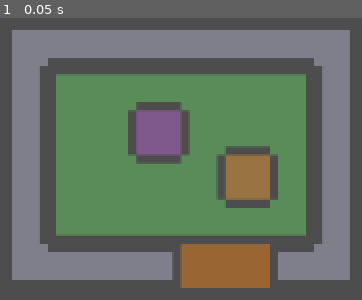
Above: before the commit, frame 1.
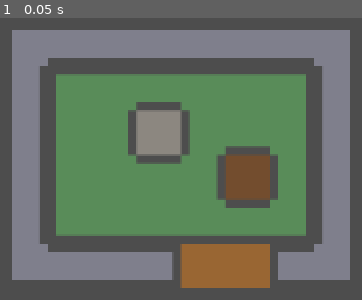
Above: after the commit, the same moment.

Repository: Team-pegasuscorp/philia-engine
Game: Godot game, scene res://scenes/demo.tscn
The game is run twice, just before and just after one commit, with the same random seed, the same clock (stepped at 60 frames per second) and the same inputs.
Inputs:
- Up to frame 1 (0.05 s): no input

The runs differ from the first frame. In frame 1, 3.8% of the frame differs, in the area x 37-75%, y 32-65%.

Commit message:
V2 : matériaux PBR séparés de la géométrie
PhiliaMaterial (Resource) : albedo_color/albedo_texture/normal_texture/
roughness/metallic/height_texture (§6 du concept) — un .tres par
matériau, asset séparé comme le TileSet de terrains, pas mélangé au
.philiamap qui reste du JSON pur (§21.2).

PhiliaMap.material_for(tile) résout un chemin de matériau : défaut par
type (DEFAULT_MATERIALS, modules non-autotile seulement pour l'instant)
remplaçable via le champ optionnel "material" d'une tuile (materie
vide "" = override explicite "aucun matériau").

PhiliaImporter applique albedo_color à l'aperçu quand un matériau est
résolu, et pose "philia_material" en métadonnée. Seul le canal albedo
est exploité en 2D pour l'instant ; roughness/metallic/normal/height
restent dans la ressource, prêts pour un import 3D futur (même
fichiers, pas de changement de format) — cohérent avec §11 : l'éditeur
décrit, le jeu/renderer décide.

tools/generate_materials.gd génère 3 matériaux placeholder (stone,
wood, rusty_metal — couleur + roughness/metallic, pas de textures).
Démo régénérée (Pilier/Caisse/Machine récupèrent leur albedo).

Co-Authored-By: Claude Sonnet 5 <noreply@anthropic.com>
Claude-Session: https://claude.ai/code/session_01KYf1P6f7in4MgkAkyf9fXQ

Diff:
--- a/scenes/demo.tscn
+++ b/scenes/demo.tscn
@@ -8,57 +8,59 @@
 [sub_resource type="RectangleShape2D" id="RectangleShape2D_l20p6"]
 size = Vector2(32, 32)
 
-[node name="PhiliaMap" type="Node2D" unique_id=1729023651]
+[node name="PhiliaMap" type="Node2D" unique_id=334085592]
 metadata/philia_format_version = 4
 metadata/philia_seed = 42
 
-[node name="Tiles" type="Node2D" parent="." unique_id=482611856]
+[node name="Tiles" type="Node2D" parent="." unique_id=1772920923]
 
-[node name="Sol" type="Node2D" parent="Tiles" unique_id=33662835]
+[node name="Sol" type="Node2D" parent="Tiles" unique_id=2107048961]
 
-[node name="Tile_3_2" type="Node2D" parent="Tiles/Sol" unique_id=999199390]
+[node name="Tile_3_2" type="Node2D" parent="Tiles/Sol" unique_id=145443469]
 position = Vector2(112, 80)
 metadata/philia_type = "Pilier"
 metadata/philia_solid = true
+metadata/philia_material = "res://addons/philia_engine/assets/materials/stone.tres"
 
-[node name="Preview" type="ColorRect" parent="Tiles/Sol/Tile_3_2" unique_id=225804752]
+[node name="Preview" type="ColorRect" parent="Tiles/Sol/Tile_3_2" unique_id=438761880]
 offset_left = -16.0
 offset_top = -16.0
 offset_right = 16.0
 offset_bottom = 16.0
 mouse_filter = 2
-color = Color(0.5, 0.35, 0.55, 1)
+color = Color(0.55, 0.53, 0.5, 1)
 
-[node name="Collision" type="StaticBody2D" parent="Tiles/Sol/Tile_3_2" unique_id=154503328]
+[node name="Collision" type="StaticBody2D" parent="Tiles/Sol/Tile_3_2" unique_id=1766727583]
 
-[node name="@CollisionShape2D@2" type="CollisionShape2D" parent="Tiles/Sol/Tile_3_2/Collision" unique_id=1149193192]
+[node name="@CollisionShape2D@2" type="CollisionShape2D" parent="Tiles/Sol/Tile_3_2/Collision" unique_id=100213679]
 shape = SubResource("RectangleShape2D_ba4lm")
 
-[node name="Tile_5_3" type="Node2D" parent="Tiles/Sol" unique_id=1866709605]
+[node name="Tile_5_3" type="Node2D" parent="Tiles/Sol" unique_id=791949015]
 position = Vector2(176, 112)
 metadata/philia_type = "Caisse"
 metadata/philia_solid = true
+metadata/philia_material = "res://addons/philia_engine/assets/materials/wood.tres"
 
-[node name="Preview" type="ColorRect" parent="Tiles/Sol/Tile_5_3" unique_id=1005058358]
+[node name="Preview" type="ColorRect" parent="Tiles/Sol/Tile_5_3" unique_id=960772418]
 offset_left = -16.0
 offset_top = -16.0
 offset_right = 16.0
 offset_bottom = 16.0
 mouse_filter = 2
-color = Color(0.6, 0.45, 0.25, 1)
+color = Color(0.45, 0.3, 0.18, 1)
 
-[node name="Collision" type="StaticBody2D" parent="Tiles/Sol/Tile_5_3" unique_id=1938355258]
+[node name="Collision" type="StaticBody2D" parent="Tiles/Sol/Tile_5_3" unique_id=1076455189]
 
-[node name="@CollisionShape2D@3" type="CollisionShape2D" parent="Tiles/Sol/Tile_5_3/Collision" unique_id=2037322399]
+[node name="@CollisionShape2D@3" type="CollisionShape2D" parent="Tiles/Sol/Tile_5_3/Collision" unique_id=1956668844]
 shape = SubResource("RectangleShape2D_l20p6")
 
-[node name="Tile_4_5" type="Node2D" parent="Tiles/Sol" unique_id=1428865551]
+[node name="Tile_4_5" type="Node2D" parent="Tiles/Sol" unique_id=709398879]
 position = Vector2(160, 176)
 metadata/philia_type = "Porte"
 metadata/philia_solid = false
 metadata/philia_footprint = Vector2i(2, 1)
 
-[node name="Preview" type="ColorRect" parent="Tiles/Sol/Tile_4_5" unique_id=1875821723]
+[node name="Preview" type="ColorRect" parent="Tiles/Sol/Tile_4_5" unique_id=2054389028]
 offset_left = -32.0
 offset_top = -16.0
 offset_right = 32.0
@@ -66,17 +68,17 @@
 mouse_filter = 2
 color = Color(0.6, 0.4, 0.2, 1)
 
-[node name="Terrain" type="TileMapLayer" parent="Tiles/Sol" unique_id=194509581]
+[node name="Terrain" type="TileMapLayer" parent="Tiles/Sol" unique_id=1238738753]
 tile_map_data = PackedByteArray("AAAHAAQAAAAFAAEAAAAAAAQAAAAFAAEAAAAHAAMAAAAFAAEAAAAAAAMAAAAFAAEAAAAHAAIAAAAFAAEAAAAAAA …(624 unchanged characters)…
 tile_set = ExtResource("1_tqfh0")
 
-[node name="Entities" type="Node2D" parent="." unique_id=122706172]
+[node name="Entities" type="Node2D" parent="." unique_id=1513402412]
 
-[node name="wolf_01" type="Node2D" parent="Entities" unique_id=391106938]
+[node name="wolf_01" type="Node2D" parent="Entities" unique_id=450505959]
 position = Vector2(64, 96)
 rotation = 1.5707964
 metadata/philia_entity = "wolf_01"
 metadata/philia_entity_state = "idle"
 
-[node name="Camera2D" type="Camera2D" parent="." unique_id=1434154191]
+[node name="Camera2D" type="Camera2D" parent="." unique_id=678914163]
 position = Vector2(128, 96)
Not shown, added: addons/philia_engine/assets/materials/rusty_metal.tres
Not shown, added: addons/philia_engine/assets/materials/stone.tres
Not shown, added: addons/philia_engine/assets/materials/wood.tres
Not shown, changed: addons/philia_engine/core/philia_importer.gd
Not shown, changed: addons/philia_engine/core/philia_map.gd
Not shown, added: addons/philia_engine/core/philia_material.gd
Not shown, added: addons/philia_engine/core/philia_material.gd.uid
Not shown, added: addons/philia_engine/tools/generate_materials.gd
Not shown, added: addons/philia_engine/tools/generate_materials.gd.uid
